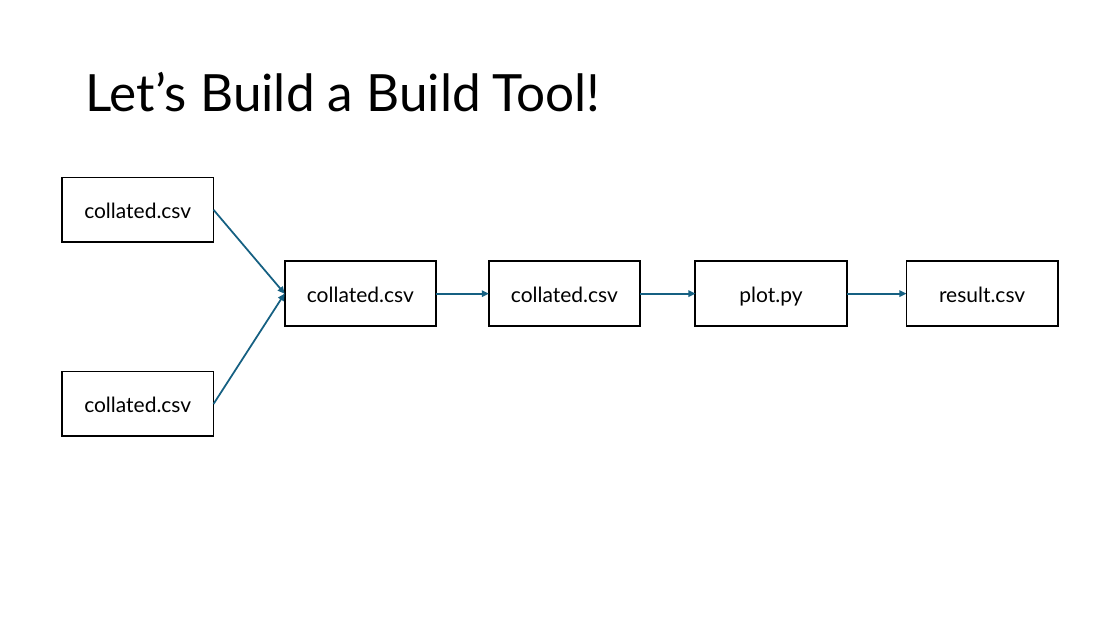
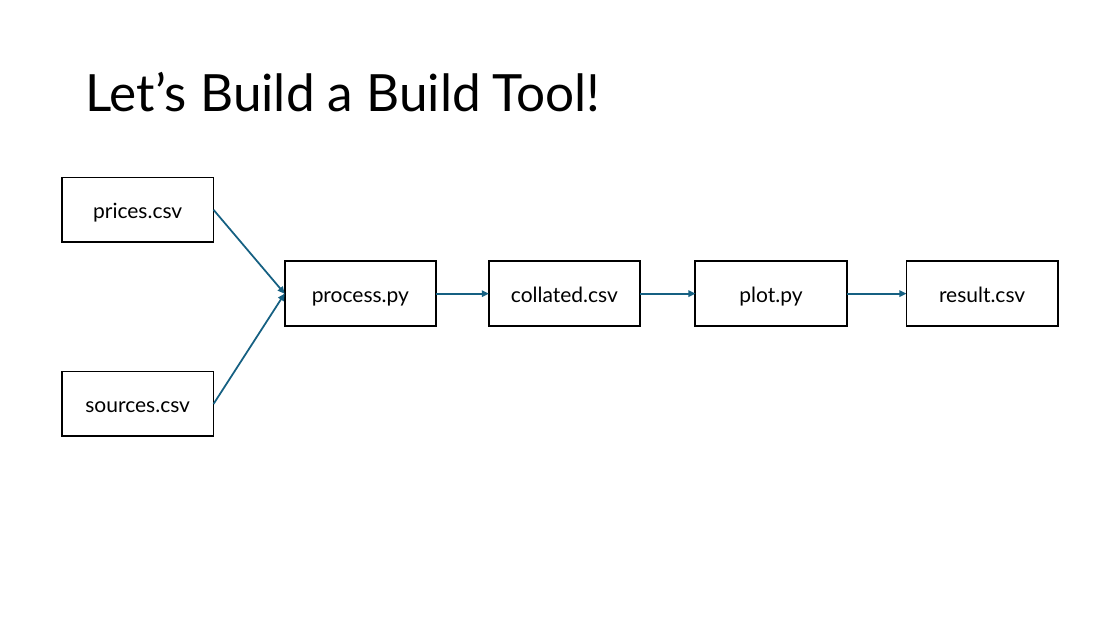
Before and after one commit to aregm/system-design-course, a slide deck: slide 19 of docs/Lecture 6.pptx. Drawn at 1120x630 pixels with LibreOffice and Linux fonts; fonts in the diff are those of the drawing. Boxes give left, top, right and bottom in pixels: in the first picture for what was removed or moved away, otherwise in the second. Text is boxed around its words. In the diff, an @@ line names an element or a change of style, - is before the commit and + after.

Commit message:
Updated lecture 6
Some typos are corrected.

```diff
--- a/docs/Lecture 6.pptx
+++ b/docs/Lecture 6.pptx
@@ text in rectangle at [93, 202, 182, 222]: text changed @@
-collated.csv
+prices.csv
@@ text in rectangle at [312, 291, 409, 306]: text changed @@
-collated.csv
+process.py
@@ text in rectangle at [85, 401, 190, 412]: text changed @@
-collated.csv
+sources.csv
```
Also in this commit, not shown: 10 other slides changed.
